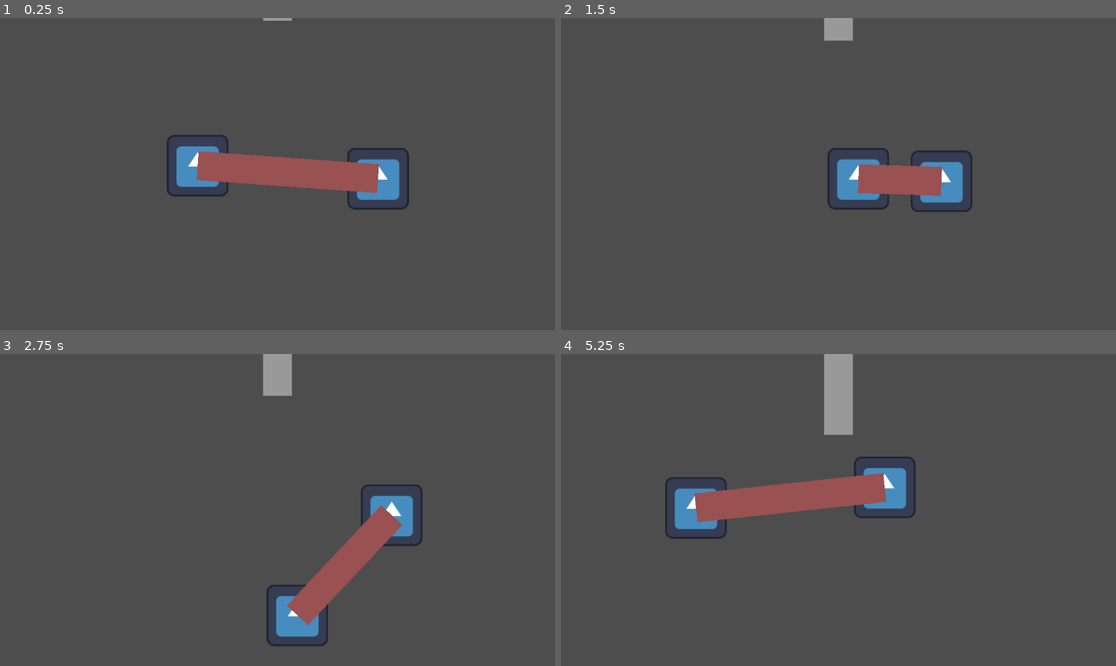
Above: before the commit, frames 1-4 (two rows, left to right).
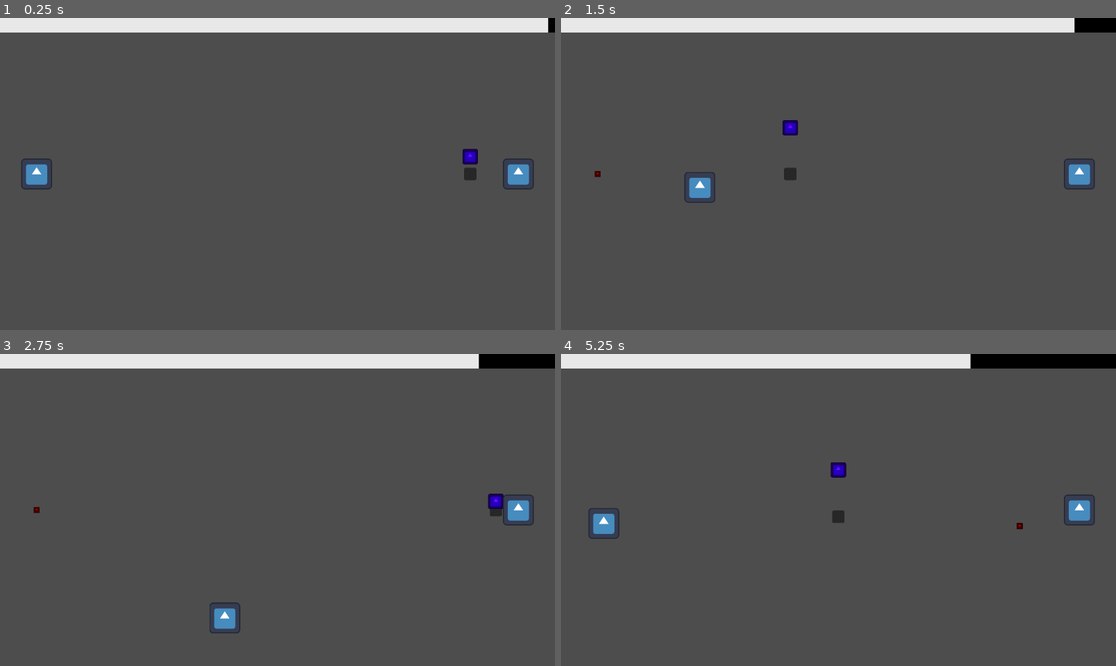
Above: after the commit, the same moments.

Repository: rileylyman/multiplayer-game
Game: Godot game, scene res://scenes/tennis.tscn
The game is run twice, just before and just after one commit, with the same random seed, the same clock (stepped at 60 frames per second) and the same inputs. Before the commit the project starts from res://scenes/tug.tscn. The engine's default icon, where the game draws it, is replaced by a stand-in: a white triangle on a blue panel in a dark square.
Inputs:
- Up to frame 1 (0.25 s): no input
- Up to frame 2 (1.5 s): hold D (move_right) 0.53-1.28 s; tap C (button1) at 0.6 s; tap V (button2) at 0.8, 1.35 s; hold S (move_down) from 1.28 s (still down)
- Up to frame 3 (2.75 s): tap C (button1) at 1.55, 2.1 s; release S (move_down) at 2.03 s; hold D (move_right) from 2.03 s (still down); tap V (button2) at 2.3 s
- Up to frame 4 (5.25 s): release D (move_right) at 2.78 s; hold W (move_up) 2.78-3.53 s; tap V (button2) at 2.85, 3.8, 4.35 s; tap C (button1) at 3.05, 3.6, 4.55, 5.1 s; hold A (move_left) 3.53-5.03 s; hold S (move_down) from 5.03 s (still down)

The runs differ from the first frame. In frame 1, 10% of the frame differs, in the area x 0-100%, y 0-62%; in frame 2, 8.9%; in frame 3, 10%; in frame 4, 12%, in the area x 0-100%, y 0-60%.

Commit message:
basic tennis

Diff:
--- a/project.godot
+++ b/project.godot
@@ -11,7 +11,7 @@
 [application]
 
 config/name="multiplayer-game"
-run/main_scene="uid://di7okftxl6jka"
+run/main_scene="uid://du31heba8joal"
 config/features=PackedStringArray("4.5", "GL Compatibility")
 config/icon="res://icon.svg"
 
--- /dev/null
+++ b/scenes/tennis.tscn
@@ -0,0 +1,45 @@
+[gd_scene load_steps=6 format=3 uid="uid://du31heba8joal"]
+
+[ext_resource type="Texture2D" uid="uid://boa41jola0tk0" path="res://icon.svg" id="2_5o0wp"]
+[ext_resource type="Script" uid="uid://b0xxy4abjc0nx" path="res://scripts/tennis_ball.gd" id="3_5o0wp"]
+[ext_resource type="PackedScene" uid="uid://c42odptjcafw1" path="res://scenes/tennis_player.tscn" id="3_jvd1j"]
+[ext_resource type="PackedScene" uid="uid://bu135ud83jfn3" path="res://scenes/time_tracker.tscn" id="4_jvd1j"]
+
+[sub_resource type="RectangleShape2D" id="RectangleShape2D_f8kcq"]
+size = Vector2(32, 32)
+
+[node name="Tennis" type="Node2D"]
+
+[node name="Camera2D" type="Camera2D" parent="."]
+
+[node name="TargetTracker" type="Sprite2D" parent="."]
+self_modulate = Color(1, 0, 0, 1)
+scale = Vector2(0.1, 0.1)
+texture = ExtResource("2_5o0wp")
+
+[node name="TennisBall" type="Area2D" parent="."]
+script = ExtResource("3_5o0wp")
+
+[node name="Shadow" type="Sprite2D" parent="TennisBall"]
+self_modulate = Color(0, 0, 0, 0.49019608)
+scale = Vector2(0.2, 0.2)
+texture = ExtResource("2_5o0wp")
+
+[node name="Sprite" type="Sprite2D" parent="TennisBall"]
+self_modulate = Color(0.4833336, 0, 1, 1)
+scale = Vector2(0.25, 0.25)
+texture = ExtResource("2_5o0wp")
+
+[node name="CollisionShape2D" type="CollisionShape2D" parent="TennisBall"]
+shape = SubResource("RectangleShape2D_f8kcq")
+
+[node name="TennisPlayer" parent="." instance=ExtResource("3_jvd1j")]
+position = Vector2(-500, 0)
+
+[node name="TennisPlayer2" parent="." instance=ExtResource("3_jvd1j")]
+position = Vector2(500, 0)
+player = 1
+
+[node name="CanvasLayer" type="CanvasLayer" parent="."]
+
+[node name="TimeTracker" parent="CanvasLayer" instance=ExtResource("4_jvd1j")]
--- /dev/null
+++ b/scenes/tennis_player.tscn
@@ -0,0 +1,18 @@
+[gd_scene load_steps=4 format=3 uid="uid://c42odptjcafw1"]
+
+[ext_resource type="Script" uid="uid://cm185uaxd0tpr" path="res://scripts/tennis_player.gd" id="1_sbl4j"]
+[ext_resource type="Texture2D" uid="uid://boa41jola0tk0" path="res://icon.svg" id="2_xfmtj"]
+
+[sub_resource type="RectangleShape2D" id="RectangleShape2D_jvd1j"]
+size = Vector2(144, 147)
+
+[node name="TennisPlayer" type="CharacterBody2D"]
+script = ExtResource("1_sbl4j")
+
+[node name="Sprite2D" type="Sprite2D" parent="."]
+scale = Vector2(0.5, 0.5)
+texture = ExtResource("2_xfmtj")
+
+[node name="CollisionShape2D" type="CollisionShape2D" parent="."]
+position = Vector2(0, 0.5)
+shape = SubResource("RectangleShape2D_jvd1j")
--- /dev/null
+++ b/scripts/tennis_ball.gd
@@ -0,0 +1,48 @@
+class_name TennisBall extends Area2D
+
+@export var speed: float = 400.0
+@export var max_height: float = 100.0
+
+@onready var sprite: Sprite2D = $Sprite
+@onready var target_tracker: Sprite2D = $"../TargetTracker"
+
+var _start: Vector2
+var _target: Vector2
+var _duration: float
+var _elapsed: float
+
+func _ready() -> void:
+    global_position = Vector2(500, 0)
+    hit_towards(Vector2(-500, 0))
+
+    body_entered.connect(func(body):
+        if body is TennisPlayer:
+            body.ball = self
+    )
+
+    body_exited.connect(func(body):
+        if body is TennisPlayer:
+            body.ball = null
+    )
+
+func hit_towards(target: Vector2) -> void:
+    _target = target
+    _start = global_position
+    _duration = max((_target - _start).length() / speed, 1.5)
+    _elapsed = 0.0
+
+    target_tracker.global_position = _target
+
+func is_near_ground() -> bool:
+    return _elapsed / _duration > 0.75
+
+func _process(delta: float) -> void:
+    _elapsed += delta
+
+    var t = _elapsed / _duration * 2.0 - 1.0
+    global_position = _start.lerp(_target, (t + 1.0) / 2.0)
+    if t > 1.1:
+        _ready()
+
+    var height = max_height * (1 - t * t)
+    sprite.position.y = - height
--- /dev/null
+++ b/scripts/tennis_player.gd
@@ -0,0 +1,39 @@
+class_name TennisPlayer extends CharacterBody2D
+
+@export var player := Utils.PlayerType.PLAYER_1
+@export var speed := 300.0
+
+@onready var other_player: TennisPlayer = $"/root/Tennis/TennisPlayer2" if player == Utils.PlayerType.PLAYER_1 else $"/root/Tennis/TennisPlayer"
+@onready var sprite: Sprite2D = $Sprite2D
+
+var ball: TennisBall = null
+
+func _get_hit_to_point() -> Vector2:
+    var wssr = Utils.wssr()
+    var buffer := 200.0
+    # var x
+    # if global_position.x < 0:
+    #     x = randf_range(buffer, wssr.end.x - buffer)
+    # else:
+    #     x = randf_range(wssr.position.x + buffer, -buffer)
+    var x = randf_range(other_player.global_position.x - buffer, other_player.global_position.x + buffer)
+    var y = randf_range(other_player.global_position.y - buffer, other_player.global_position.y + buffer)
+    var ret = Vector2(x, y)
+    return ret.clamp(wssr.position, wssr.end)
+
+
+func _physics_process(_delta: float) -> void:
+    var move_vector = Utils.get_player_move_vector("move_left", "move_right", "move_up", "move_down", player)
+    var desired = speed * move_vector
+    velocity = velocity.lerp(desired, 0.1)
+    move_and_slide()
+    _clamp_pos_to_screen()
+
+    if ball != null and ball.is_near_ground():
+        if Utils.is_player_action_just_pressed("button1", player) or Utils.is_player_action_just_pressed("button2", player):
+            ball.hit_towards(_get_hit_to_point())
+
+func _clamp_pos_to_screen() -> void:
+    var screen_rect = Utils.get_global_viewport_rect()
+    var sprite_rect = Utils.get_sprite_global_rect(sprite)
+    global_position = global_position.clamp(screen_rect.position + sprite_rect.size / 2, screen_rect.end - sprite_rect.size / 2)
Not shown, added: scripts/tennis_ball.gd.uid
Not shown, added: scripts/tennis_player.gd.uid
